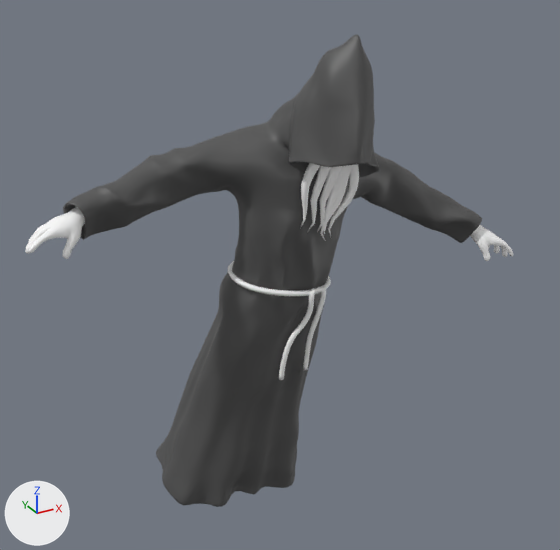
The FBX model TheLastHope/Assets/Meshes/Characters/Kultist/Kultist_alleAnimationen.fbx as it was, and as the next commit left it.
Camera for both pictures: a 50 mm lens placed at (-1.45, -2.61, 2.27), pointed at (-0.02, -0.01, 0.97). Every picture has the same lights, and +X, +Y and +Z are marked at lower left. Where no turn or scale is listed for an object, it has been applied to the vertices.

The older version as bpy lines, for what is in view:
```python
me_beziercircle_001 = bpy.data.meshes.new('BezierCircle.001')
me_beziercircle_001.from_pydata(...)  # 18398 vertices, 18832 faces; spans x -1.01..1.07, y -0.42..0.5, z -1.11..0.99
# faces by material slot: [3596, 15236]
me_beziercircle_001.materials.append(mat_material_003)  # white #ffffff
me_beziercircle_001.materials.append(mat_material_004)  # dark grey #525252
me_beziercircle_002 = bpy.data.meshes.new('BezierCircle.002')
me_beziercircle_002.from_pydata(...)  # 857 vertices, 874 faces; spans x -0.225..0.222, y -0.197..0.155, z -0.419..0.061
me_beziercircle_002.materials.append(mat_material_003)  # white #ffffff
ob_gurt = bpy.data.objects.new('GURT', me_beziercircle_002)
ob_gurt.location = (-0.017, 0.002, 0.962)
ob_robe = bpy.data.objects.new('ROBE', me_beziercircle_001)
ob_robe.location = (-0.017, 0.002, 0.962)
```
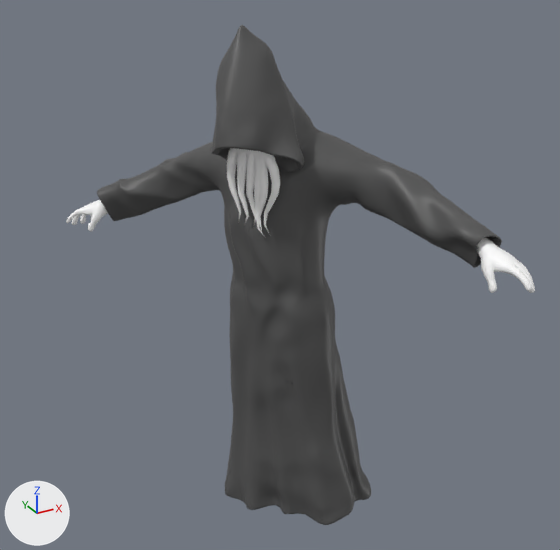
Where the newer file only moved an object's origin or applied its transform, the numbers keep the older frame.

Location of each change, (x1, y1, x2, y2) in pixels of the pictures (560 x 550 px):
'ROBE', reshaped: before (25, 34, 513, 507); after (66, 25, 535, 525)
'GURT', deleted: before (228, 261, 331, 380)

Patch to the scene script:
```diff
--- a/TheLastHope/Assets/Meshes/Characters/Kultist/Kultist_alleAnimationen.fbx.py
+++ b/TheLastHope/Assets/Meshes/Characters/Kultist/Kultist_alleAnimationen.fbx.py
@@ me_beziercircle_001 @@
 me_beziercircle_001.from_pydata(...)  # 18398 vertices, 18832 faces; spans x -1.01..1.07, y -0.42..0.5, z -1.11..0.99
 # used by ob_robe; location = (-0.017, 0.002, 0.962)
+# me_beziercircle_001 part 1: the whole mesh is multiplied about its middle by the matrix ((0.566, 0.824, -0.013), (-0.79, 0.547, 0.277), (0.235, -0.147, 0.961)), then moved by (0.02, -0.06, -0.01)
 me_beziercircle_001.materials.append(mat_material_003)
@@ ob_gurt @@
-ob_gurt = bpy.data.objects.new('GURT', me_beziercircle_002)
-ob_gurt.location = (-0.017, 0.002, 0.962)
```
